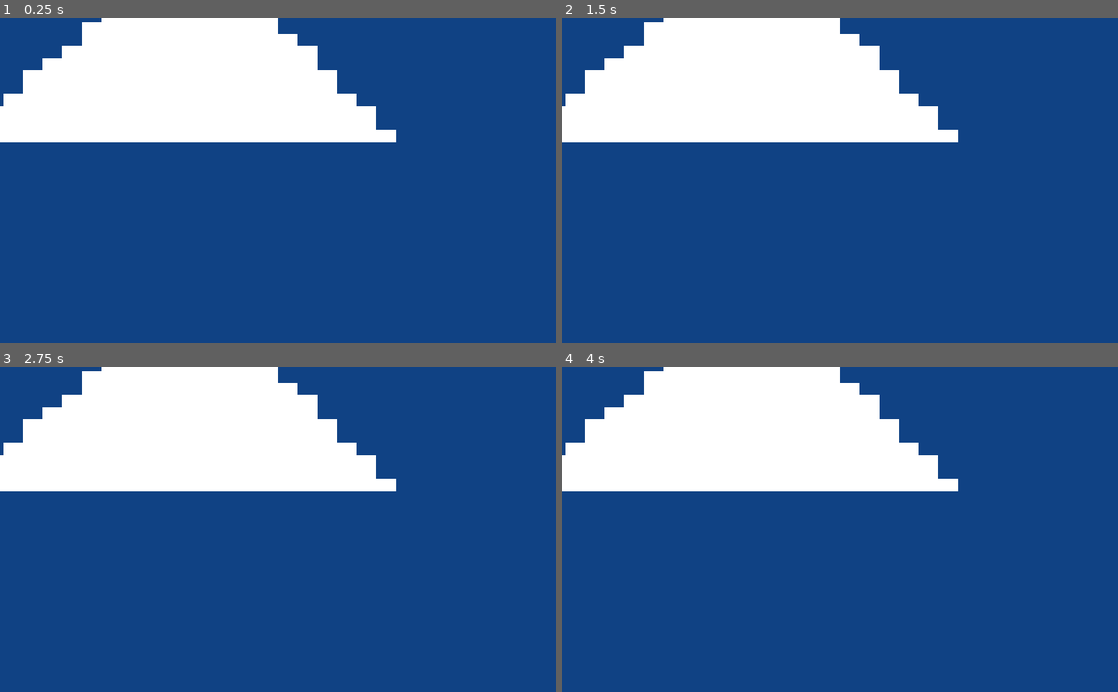
Above: before the commit, frames 1-4 (two rows, left to right).
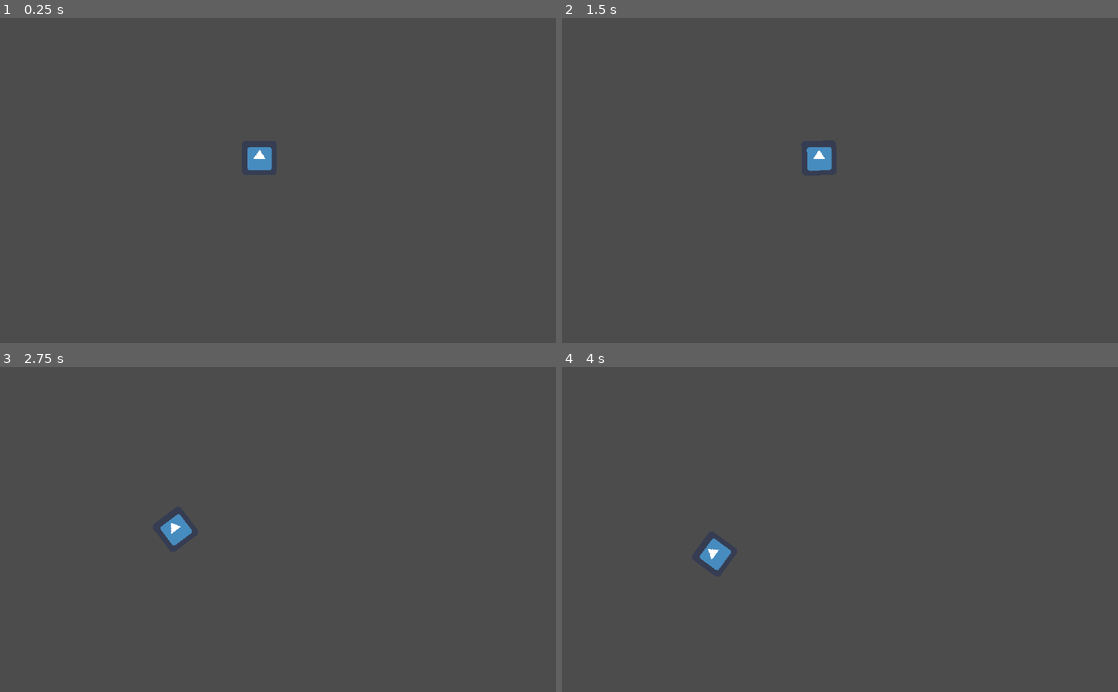
Above: after the commit, the same moments.

Repository: jcnauta/temporally
Game: Godot game, scene res://Spatial.tscn
The game is run twice, just before and just after one commit, with the same random seed, the same clock (stepped at 60 frames per second) and the same inputs. The engine's default icon, where the game draws it, is replaced by a stand-in: a white triangle on a blue panel in a dark square.
Inputs:
- Up to frame 1 (0.25 s): no input
- Up to frame 2 (1.5 s): tap Enter at 0.5 s; hold D (turnRight) 0.53-1.28 s; tap Space at 1.25 s; hold S (back) from 1.28 s (still down)
- Up to frame 3 (2.75 s): release S (back) at 2.03 s; hold D (turnRight) from 2.03 s (still down)
- Up to frame 4 (4 s): release D (turnRight) at 2.78 s; hold W (forward) 2.78-3.53 s; hold A (turnLeft) from 3.53 s (still down)

The runs differ from the first frame. In frame 1, 100% of the frame differs, in the area x 0-100%, y 0-100%; in frame 2, 100%; in frame 3, 100%; in frame 4, 100%.

Commit message:
Switched to 2D

Diff:
--- a/Car.gd
+++ b/Car.gd
@@ -1,12 +1,14 @@
-extends KinematicBody
+extends KinematicBody2D
 
 export (float) var a
-export (float) var mass
-export (float) var turnSpeed
 export (float) var maxSpeed
 
+export (float) var turnSpeed
+export (float) var maxTurn
+
+
 var speed = 0.0
-var velocity = Vector3()
+var velocity = Vector2()
 var turning = 0.0
 var alive = true
 
@@ -20,4 +22,6 @@
   if not alive:
     return
   control(delta)
-  move_and_slide(velocity, Vector3(0.0, 1.0, 0.0))
+  rotation_degrees -= turning * speed * delta
+  velocity = Vector2(1.0, 0.0).rotated(rotation) * speed
+  move_and_slide(velocity)
--- a/Car.tscn
+++ b/Car.tscn
@@ -1,63 +1,26 @@
 [gd_scene load_steps=3 format=2]
 
 [ext_resource path="res://Car.gd" type="Script" id=1]
+[ext_resource path="res://icon.png" type="Texture" id=2]
 
-[sub_resource type="BoxShape" id=1]
+[node name="Car" type="KinematicBody2D"]
 
-extents = Vector3( 0.326125, 0.00673091, 0.322259 )
-
-[node name="Car" type="KinematicBody"]
-
-input_ray_pickable = true
-input_capture_on_drag = false
+input_pickable = false
 collision_layer = 1
 collision_mask = 1
-axis_lock_linear_x = false
-axis_lock_linear_y = false
-axis_lock_linear_z = false
-axis_lock_angular_x = false
-axis_lock_angular_y = false
-axis_lock_angular_z = false
-collision/safe_margin = 0.001
+collision/safe_margin = 0.08
 script = ExtResource( 1 )
 _sections_unfolded = [ "Transform" ]
 a = null
-mass = null
+maxSpeed = null
 turnSpeed = null
-maxSpeed = null
+maxTurn = null
 
-[node name="Sprite3D" type="Sprite3D" parent="." index="0"]
+[node name="Sprite3D" type="Sprite" parent="." index="0"]
 
-layers = 1
-material_override = null
-cast_shadow = 1
-extra_cull_margin = 0.0
-use_in_baked_light = false
-lod_min_distance = 0.0
-lod_min_hysteresis = 0.0
-lod_max_distance = 0.0
-lod_max_hysteresis = 0.0
-centered = true
-offset = Vector2( 0, 0 )
-flip_h = false
-flip_v = false
-modulate = Color( 1, 1, 1, 1 )
-opacity = 1.0
-pixel_size = 0.01
-axis = 1
-transparent = true
-shaded = false
-double_sided = true
-alpha_cut = 0
-texture = null
-vframes = 1
-hframes = 1
-frame = 0
-region_enabled = false
-region_rect = Rect2( 0, 0, 0, 0 )
+texture = ExtResource( 2 )
+_sections_unfolded = [ "Offset" ]
 
-[node name="CollisionShape" type="CollisionShape" parent="." index="1"]
+[node name="CollisionShape" type="CollisionShape2D" parent="." index="1"]
 
-shape = SubResource( 1 )
-disabled = false
 _sections_unfolded = [ "Transform", "Visibility" ]
--- a/Player.gd
+++ b/Player.gd
@@ -4,14 +4,14 @@
   var tLeft = Input.is_action_pressed('turnLeft')
   var tRight = Input.is_action_pressed('turnRight')
   if tLeft:
-    turning = clamp(turning - turnSpeed * delta, -60, 60) # set and limit steering wheel rotations
+    turning = clamp(turning + turnSpeed * delta, -maxTurn, maxTurn) # set and limit steering wheel rotations
   if tRight:
-    turning = clamp(turning + turnSpeed * delta, -60, 60) # set and limit steering wheel rotations
-  turning -= 0.1 * sign(turning) * delta
+    turning = clamp(turning - turnSpeed * delta, -maxTurn, maxTurn) # set and limit steering wheel rotations
+  turning -= 2 * turning * delta
   if Input.is_action_pressed('forward'):
     speed += a * delta
     print(speed)
   if Input.is_action_pressed('back'):
     speed -= a * delta
-  rotation_degrees.y -= turning * speed * delta
+
 #  velocity.rotated(Vector3(0, 1.0, 0), turning)
--- a/Player.tscn
+++ b/Player.tscn
@@ -1,20 +1,13 @@
-[gd_scene load_steps=4 format=2]
+[gd_scene load_steps=3 format=2]
 
 [ext_resource path="res://Car.tscn" type="PackedScene" id=1]
 [ext_resource path="res://Player.gd" type="Script" id=2]
-[ext_resource path="res://icon.png" type="Texture" id=3]
 
 [node name="Player" instance=ExtResource( 1 )]
 
 script = ExtResource( 2 )
-maxSpeed = null
+maxTurn = null
 
 [node name="Sprite3D" parent="." index="0"]
 
-offset = Vector2( 0, 25 )
-texture = ExtResource( 3 )
-_sections_unfolded = [ "Transform" ]
-
-[node name="CollisionShape" parent="." index="1"]
-
-transform = Transform( 1, 0, 0, 0, 1, 0, 0, 0, 1, 0, 0, -0.25 )
+_sections_unfolded = [ "Offset", "Transform" ]
--- a/Spatial.tscn
+++ b/Spatial.tscn
@@ -1,58 +1,19 @@
-[gd_scene load_steps=4 format=2]
+[gd_scene load_steps=2 format=2]
 
-[ext_resource path="res://icon.png" type="Texture" id=1]
-[ext_resource path="res://Player.tscn" type="PackedScene" id=2]
-[ext_resource path="res://default_env.tres" type="Environment" id=3]
+[ext_resource path="res://Player.tscn" type="PackedScene" id=1]
 
-[node name="Spatial" type="Spatial" index="0"]
+[node name="Spatial" type="Node2D" index="0"]
 
 _sections_unfolded = [ "Transform" ]
 
-[node name="TextureRect" type="TextureRect" parent="." index="0"]
+[node name="YSort" type="YSort" parent="." index="0"]
 
-anchor_left = 0.0
-anchor_top = 0.0
-anchor_right = 0.0
-anchor_bottom = 0.0
-margin_left = -826.0
-margin_top = -525.0
-margin_right = 1488.0
-margin_bottom = 894.0
-rect_pivot_offset = Vector2( 0, 0 )
-rect_clip_content = false
-mouse_filter = 1
-mouse_default_cursor_shape = 0
-size_flags_horizontal = 1
-size_flags_vertical = 1
-texture = ExtResource( 1 )
-expand = true
-stretch_mode = 0
+sort_enabled = true
 
-[node name="Camera" type="Camera" parent="." index="1"]
+[node name="Player" parent="." index="1" instance=ExtResource( 1 )]
 
-transform = Transform( 1, 0, 0, 0, -1.62921e-07, 1, 0, -1, -1.62921e-07, 0, 3, 0 )
-keep_aspect = 1
-cull_mask = 1048575
-environment = null
-h_offset = 0.0
-v_offset = 0.0
-doppler_tracking = 0
-projection = 0
-current = false
-fov = 70.0
-size = 1.0
-near = 0.05
-far = 100.0
-_sections_unfolded = [ "Transform" ]
-
-[node name="Player" parent="." index="2" instance=ExtResource( 2 )]
-
-a = 3.0
-mass = 1.0
-turnSpeed = 200.0
-maxSpeed = 20.0
-
-[node name="WorldEnvironment" type="WorldEnvironment" parent="." index="3"]
-
-environment = ExtResource( 3 )
-_sections_unfolded = [ "Pause" ]
+position = Vector2( 477.777, 258.368 )
+a = 200.0
+maxSpeed = 100.0
+turnSpeed = 1.0
+maxTurn = 1.0
--- a/project.godot
+++ b/project.godot
@@ -13,6 +13,10 @@
 config/name="Temporally"
 run/main_scene="res://Spatial.tscn"
 config/icon="res://icon.png"
+
+[debug]
+
+settings/stdout/print_fps=true
 
 [display]
 
@@ -32,5 +36,5 @@
 
 [rendering]
 
-quality/2d/use_pixel_snap=true
+quality/intended_usage/framebuffer_allocation=0
 environment/default_environment="res://default_env.tres"
